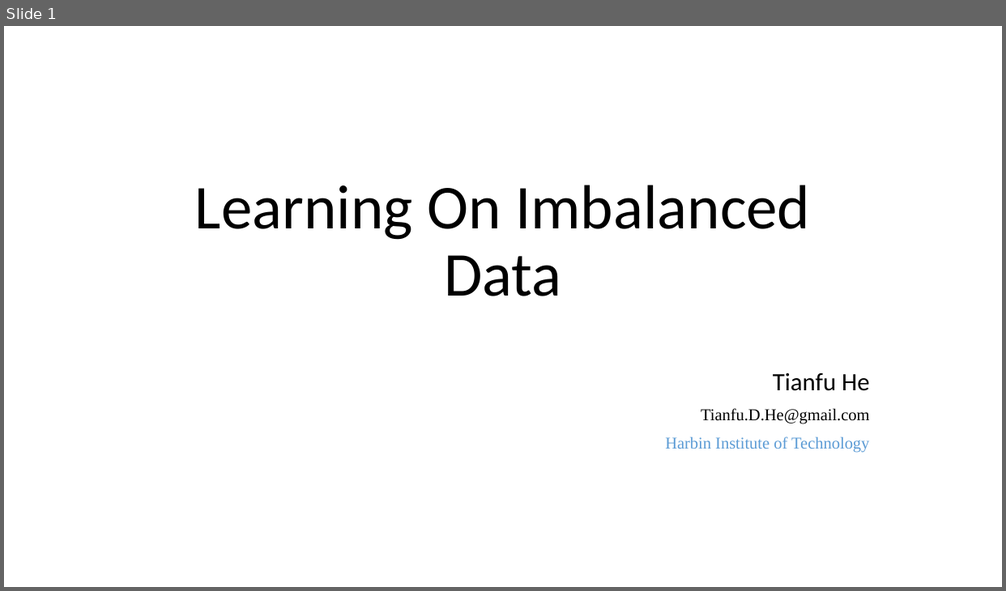
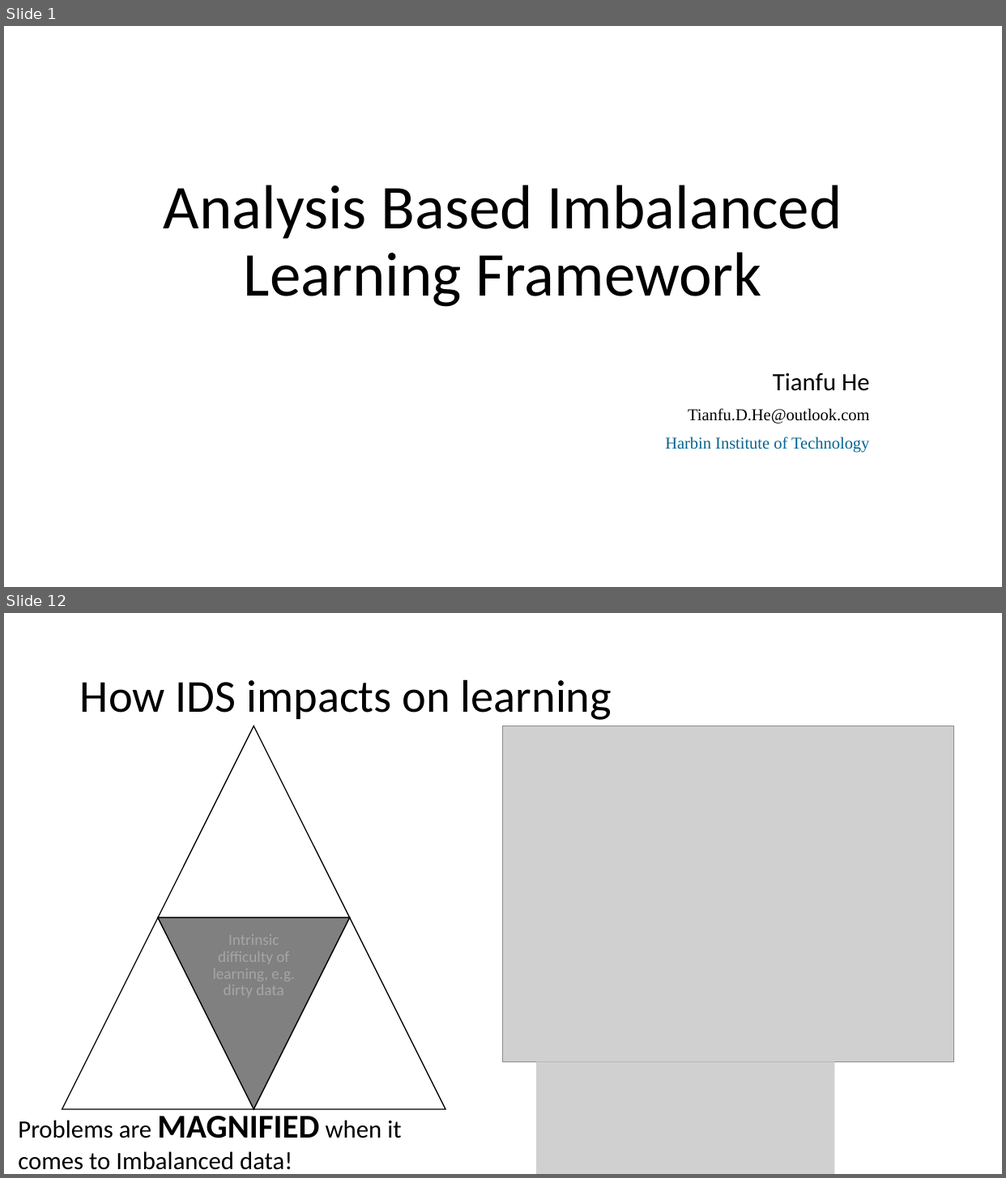
Before and after one commit to RKDSOne/ids, a slide deck: slides&notes/Learning on imbalanced data.pptx. Shown one above the other, each under a label of ours: slide 1 before the commit, slides 1 and 12 after it; the slides between them are not shown. The pictures are 1006x591 and 1006x1178 pixels, drawn with LibreOffice and Linux fonts; fonts in the diff are those of the drawing; grey boxes stand for pictures. Boxes give left, top, right and bottom in pixels: in the first picture for what was removed or moved away, otherwise in the second. Text is boxed around its words. In the diff, an @@ line names an element or a change of style, - is before the commit and + after.

```diff
--- a/slides&notes/Learning on imbalanced data.pptx
+++ b/slides&notes/Learning on imbalanced data.pptx
@@ slide 12 added at [4, 613, 1002, 1174], background #FFFFFF @@
@@ title added at [80, 679, 612, 720], 44 pt, text #000000 @@
+How IDS impacts on learning
@@ picture added at [503, 726, 954, 1063] @@
@@ group added at [62, 726, 445, 1110]: 4 triangles, 1 text @@
+Intrinsic difficulty of learning, e.g. dirty data
@@ picture added at [536, 1063, 834, 1174] @@
@@ text added at [18, 1116, 401, 1170], 24 pt, text #000000 @@
+Problems are MAGNIFIED when it comes to Imbalanced data!
@@ slide 1 changed as well @@
@@ title at [164, 185, 842, 307]: text changed @@
-Learning On Imbalanced Data
+Analysis Based Imbalanced Learning Framework
@@ subtitle at [688, 408, 869, 424]: text changed @@
-Tianfu.D.He@gmail.com
+Tianfu.D.He@outlook.com
@@ subtitle at [665, 437, 869, 453]: text colour #5B9BD5 to #046490 in "Harbin Institute of Technology" @@
```
Also in this commit, not shown: 1 other slide changed, 16 other slides added, 1 slide removed, 4 other files.
